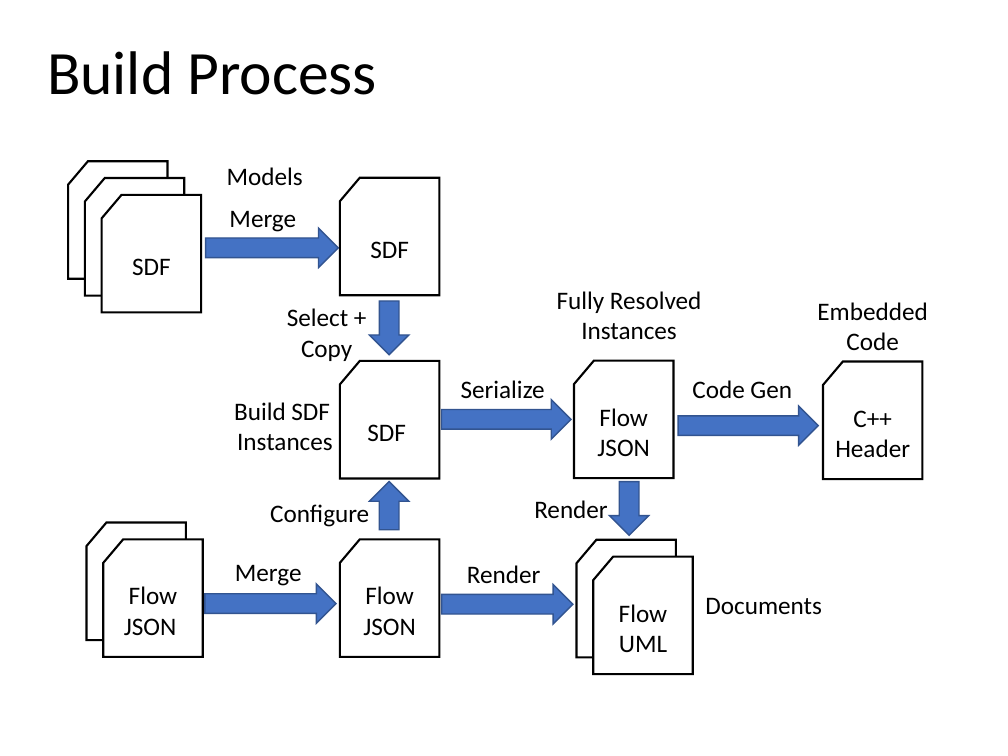
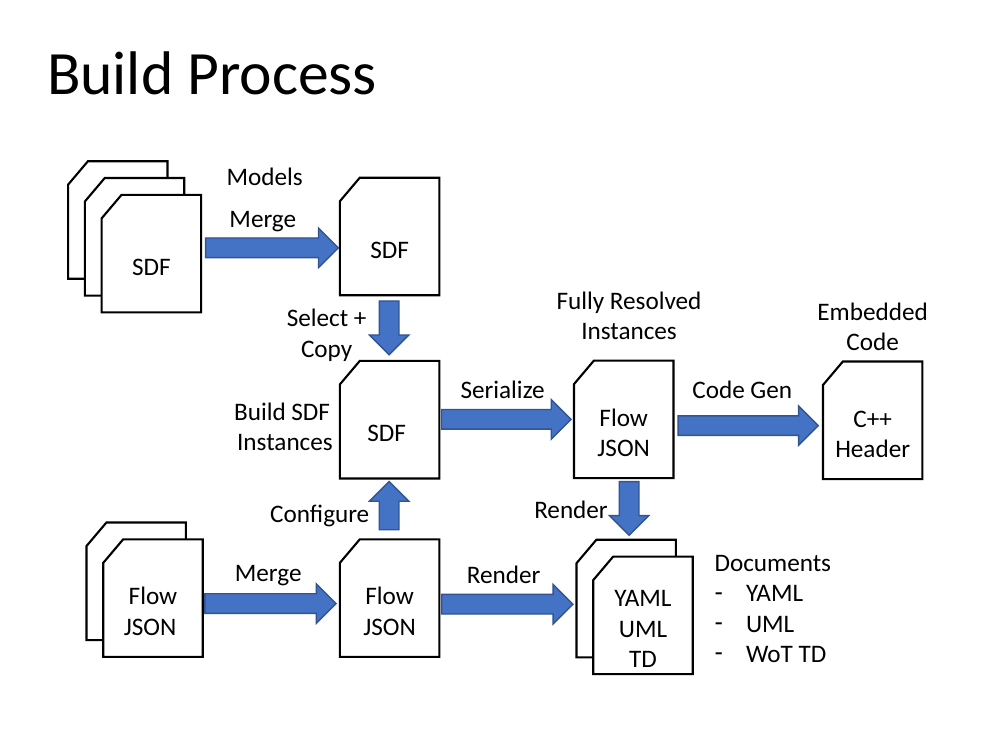
Before and after one commit to mjkoster/ObjectFlow, a slide deck: slide 12 of Documents/ObjectFlow.pptx. Drawn at 1008x756 pixels with LibreOffice and Linux fonts; fonts in the diff are those of the drawing. Boxes give left, top, right and bottom in pixels: in the first picture for what was removed or moved away, otherwise in the second. Text is boxed around its words. In the diff, an @@ line names an element or a change of style, - is before the commit and + after.

```diff
--- a/Documents/ObjectFlow.pptx
+++ b/Documents/ObjectFlow.pptx
@@ text "Documents": place and size @@
-text "Documents" at box(705, 597, 822, 615)
+text "Documents" at box(715, 554, 832, 662)
@@ text at box(715, 554, 832, 572): alignment centre to left @@
@@ text in flow chart punched card at box(614, 589, 671, 667): text changed @@
-Flow UML
+YAML UML
+TD
@@ text at box(746, 584, 827, 662): paragraphs added @@
+– YAML
+– UML
+– WoT TD
```
Also in this commit, not shown: 15 other files.
